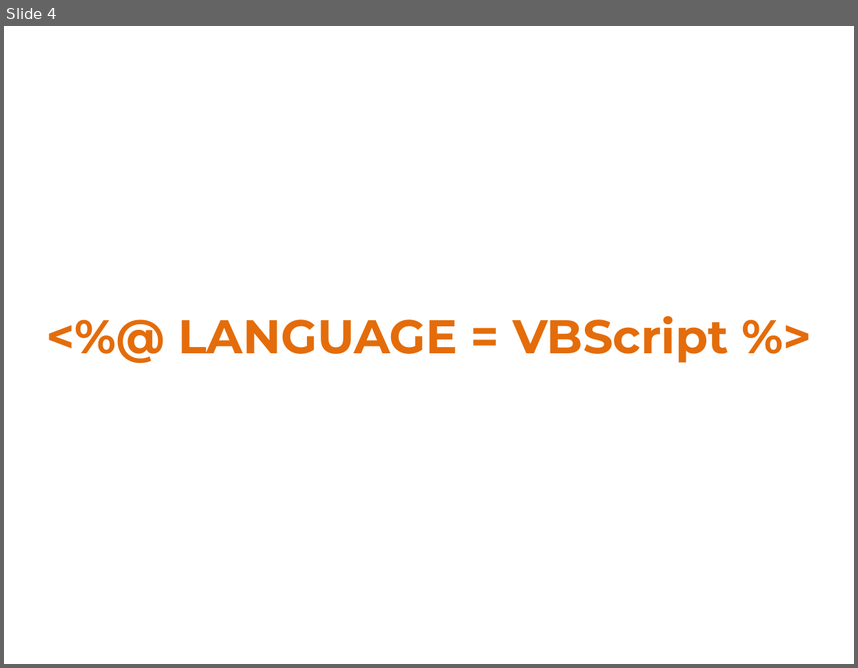
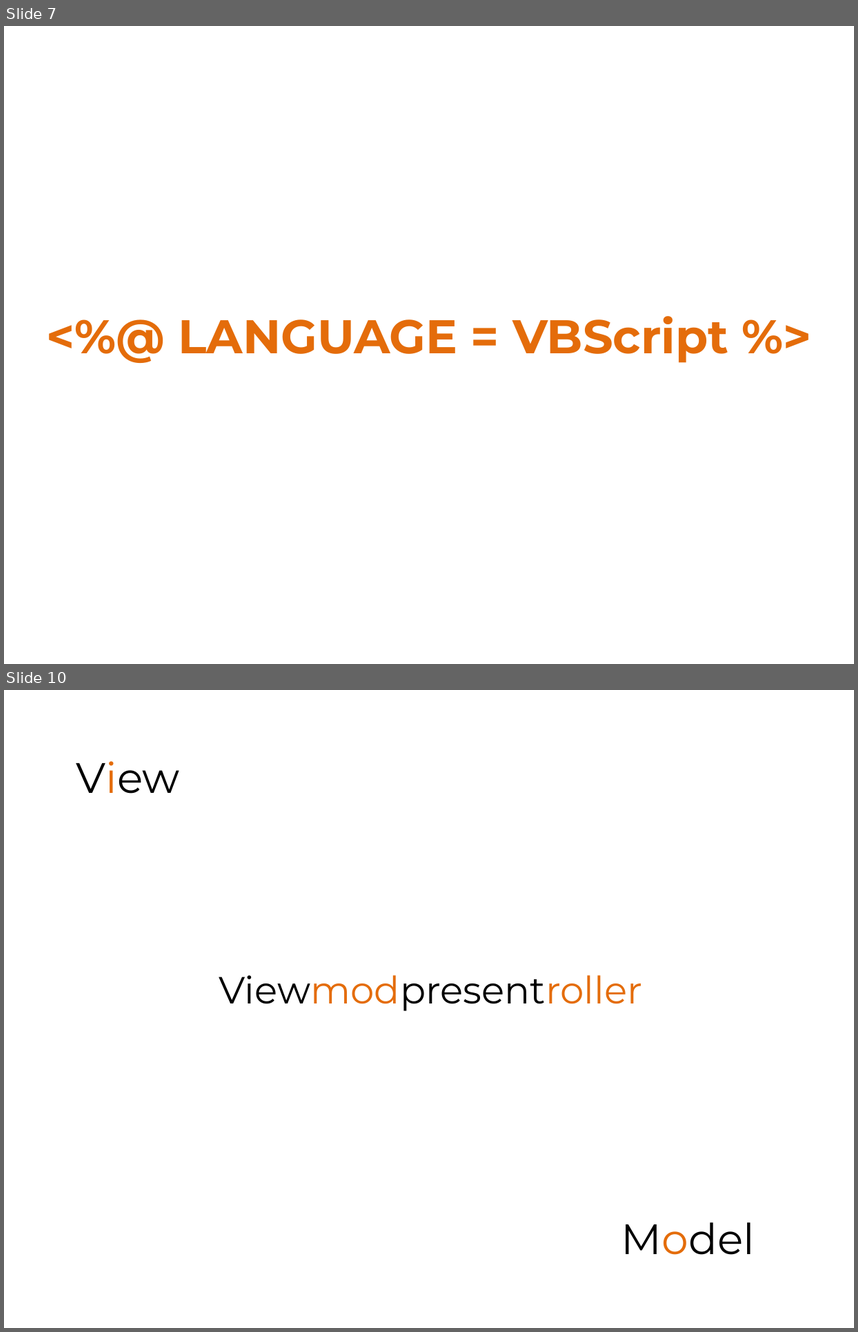
Before and after one commit to leebrandt/Presentations, a slide deck: MVP For Web Forms/MVP.pptx. Shown one above the other, each under a label of ours: slide 4 before the commit, slides 7 and 10 after it; the slides between them are not shown. The pictures are 858x668 and 858x1332 pixels, drawn with LibreOffice and Linux fonts; fonts in the diff are those of the drawing. Boxes give left, top, right and bottom in pixels: in the first picture for what was removed or moved away, otherwise in the second. Text is boxed around its words. In the diff, an @@ line names an element or a change of style, - is before the commit and + after.

```diff
--- a/MVP For Web Forms/MVP.pptx
+++ b/MVP For Web Forms/MVP.pptx
@@ slide 10 added at [4,690,854,1328], background #FFFFFF @@
@@ text added at [76,761,180,793], 36 pt, text #000000 @@
+View
@@ text added at [219,975,642,1011], 32 pt, text #000000 @@
+Viewmodpresentroller
@@ text added at [622,1222,755,1254], 36 pt, text #000000 @@
+Model
@@ what was slide 4 is now slide 7 @@
```
Also in this commit, not shown: 6 slides changed, 7 other slides added, 1 slide removed, 2 other files.
